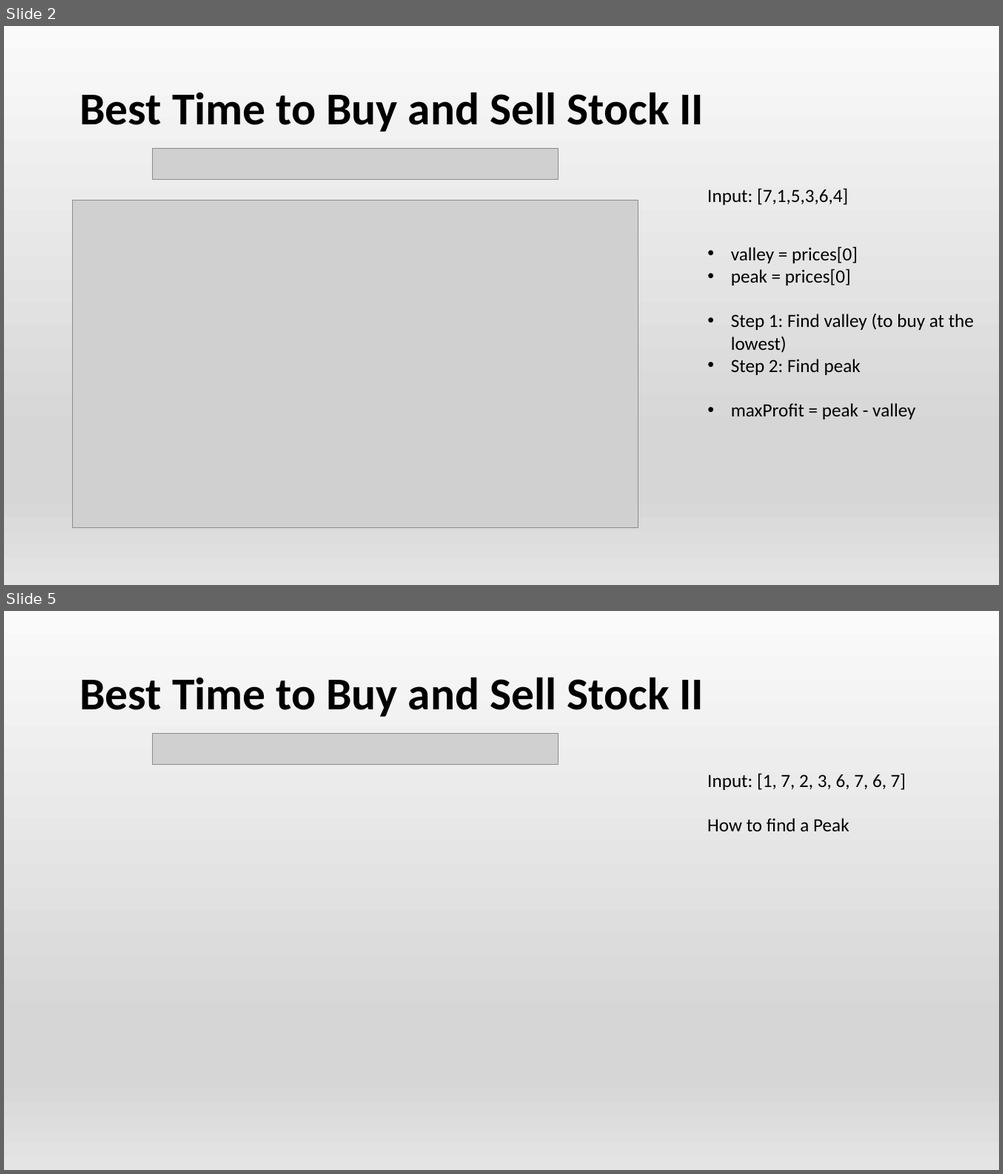
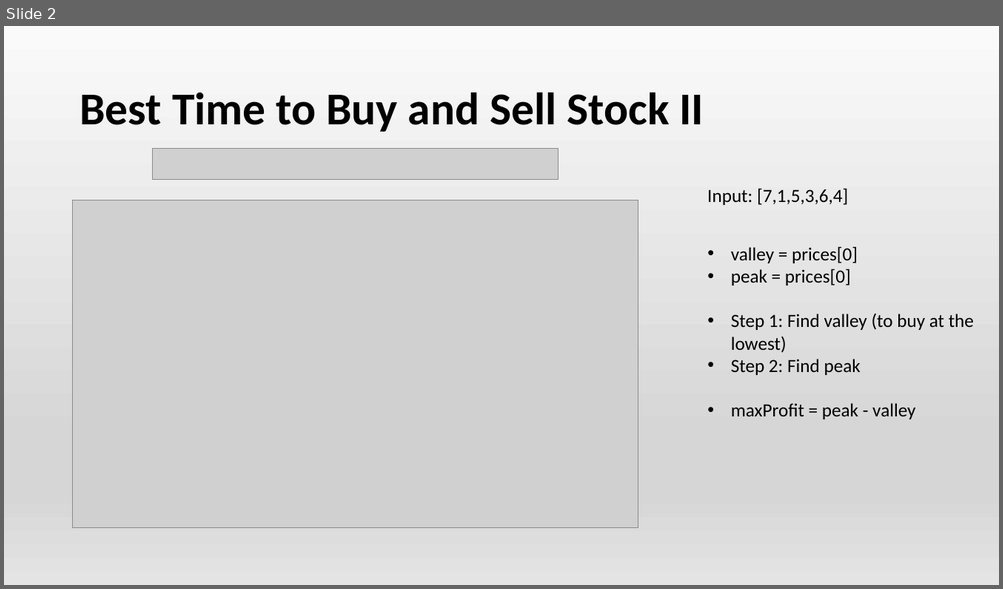
Before and after one commit to QuanNgHa/LeetCode-30DayChallenge, a slide deck: 30DaysCodeChallenges.pptx. Shown one above the other, each under a label of ours: slides 2 and 5 before the commit, slide 2 after it; the slides between them are not shown. The pictures are 1003x1174 and 1003x589 pixels, drawn with LibreOffice and Linux fonts; fonts in the diff are those of the drawing; grey boxes stand for pictures. Boxes give left, top, right and bottom in pixels: in the first picture for what was removed or moved away, otherwise in the second. Text is boxed around its words. In the diff, an @@ line names an element or a change of style, - is before the commit and + after.

```diff
--- a/30DaysCodeChallenges.pptx
+++ b/30DaysCodeChallenges.pptx
@@ slide 5 removed at [4, 611, 999, 1170], background gradient #FAFAFA to #D7D7D7 to #E4E4E4 @@
@@ title removed at [79, 677, 704, 717] @@
-Best Time to Buy and Sell Stock II
@@ picture removed at [153, 733, 558, 765] @@
@@ text removed at [707, 773, 905, 832] @@
-Input: [1, 7, 2, 3, 6, 7, 6, 7]
-How to find a Peak
```
Also in this commit, not shown: 2 slides changed, 4 slides added, 2 other files.
